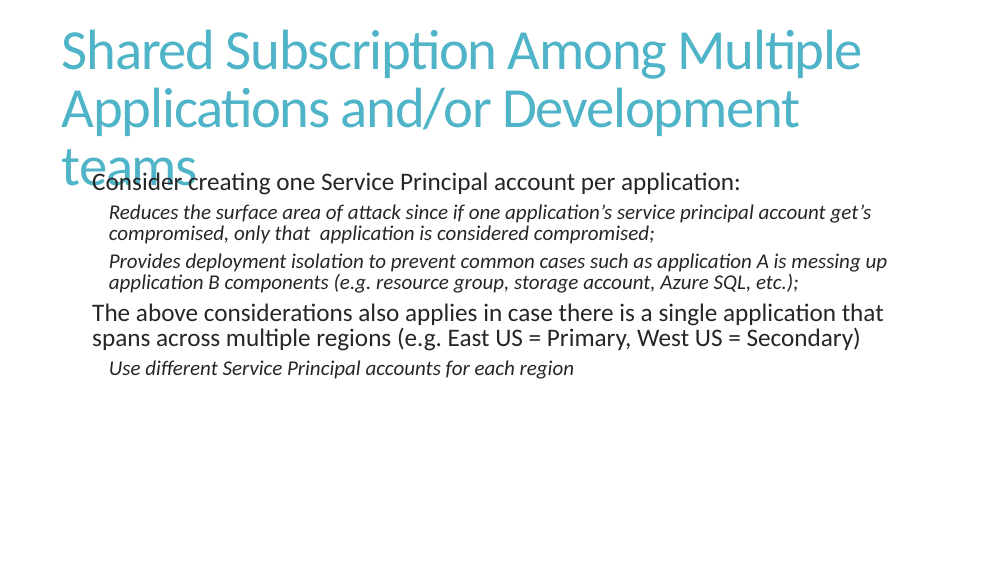
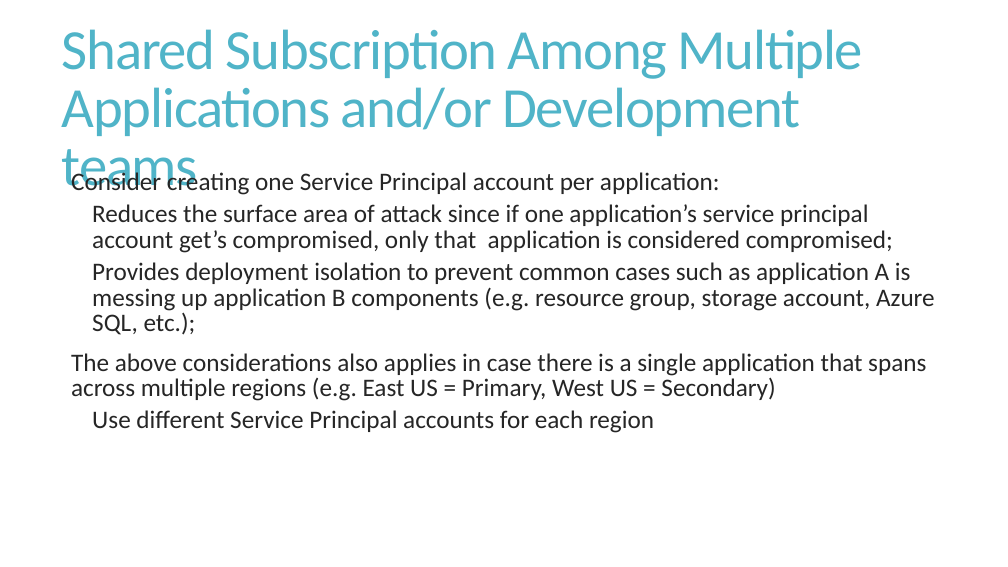
Before and after one commit to evandropaula/Azure, a slide deck: slide 2 of ServicePrincipal/PPT/ServicePrincipal.pptx. Drawn at 1008x567 pixels with LibreOffice and Linux fonts; fonts in the diff are those of the drawing. Boxes give left, top, right and bottom in pixels: in the first picture for what was removed or moved away, otherwise in the second. Text is boxed around its words. In the diff, an @@ line names an element or a change of style, - is before the commit and + after.

Commit message:
Fix formatting; Added slide with guidance on password rotation;

```diff
--- a/ServicePrincipal/PPT/ServicePrincipal.pptx
+++ b/ServicePrincipal/PPT/ServicePrincipal.pptx
@@ text "Consider creating one Service Principal ..." at [71,170,935,433]: size 20 to 24 pt, italic off in "Reduces the surface area of attack since ...", "Provides deployment isolation to prevent common cases ...", "Use different Service Principal accounts for each ..."; list level 2 to 1 in "Consider creating one Service Principal ..."; list level 3 to 2 in "Reduces the surface area of ..."; list level 3 to 2 in "Provides deployment isolation to prevent ..."; list level 2 to 1 in "The above considerations also applies ..."; list level 3 to 2 in "Use different Service Principal accounts ..." @@
```
Also in this commit, not shown: 2 other slides changed, 1 slide added, 1 slide removed.
